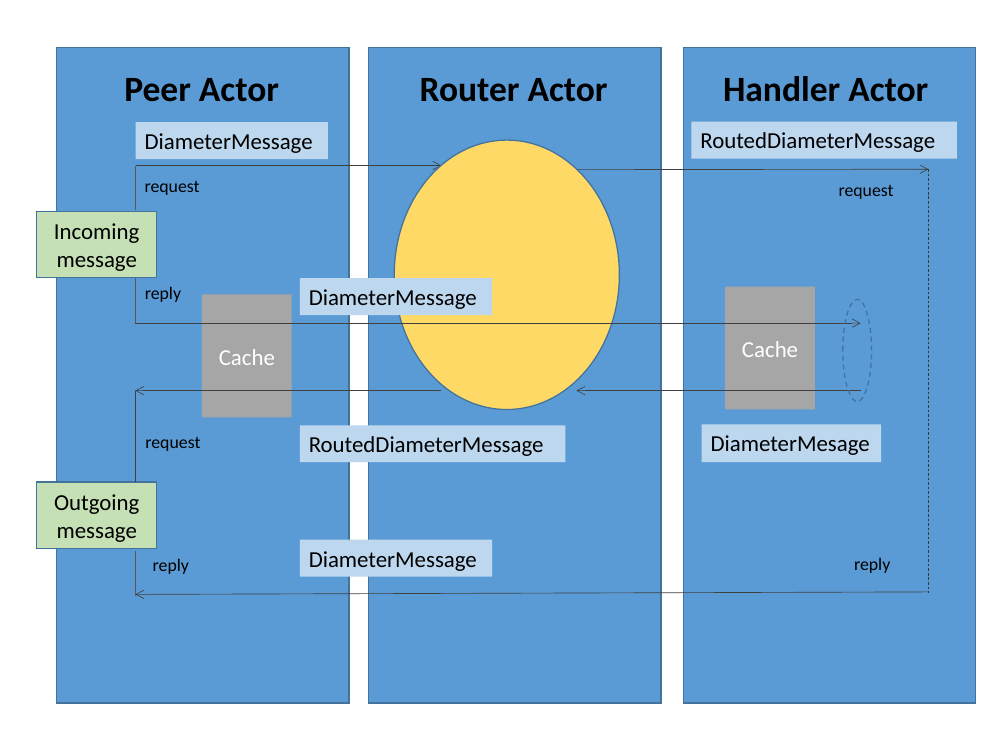
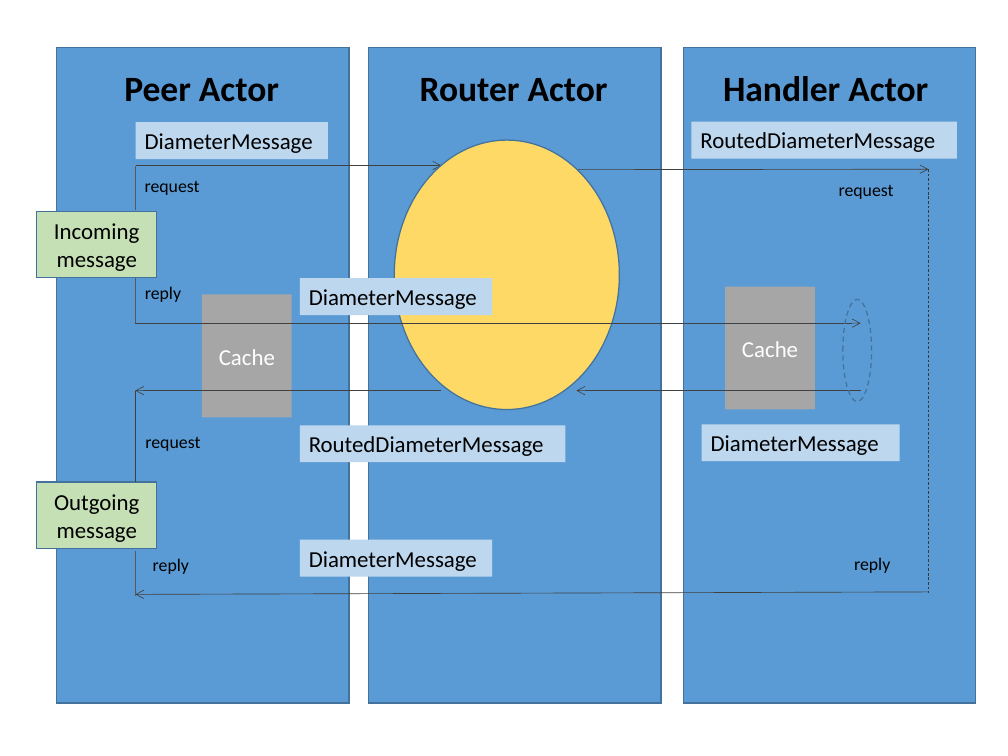
Before and after one commit to francistor/yaas, a slide deck: slide 1 of DiameterServerDesign.pptx. Drawn at 1008x756 pixels with LibreOffice and Linux fonts; fonts in the diff are those of the drawing. Boxes give left, top, right and bottom in pixels: in the first picture for what was removed or moved away, otherwise in the second. Text is boxed around its words. In the diff, an @@ line names an element or a change of style, - is before the commit and + after.

```diff
--- a/DiameterServerDesign.pptx
+++ b/DiameterServerDesign.pptx
@@ rectangle "DiameterMessage": place and size @@
-rectangle "DiameterMessage" at (702,424,882,462)
+rectangle "DiameterMessage" at (702,424,900,461)
@@ text in rectangle at (711,435,879,455): text changed @@
-DiameterMesage
+DiameterMessage
```
Also in this commit, not shown: 14 other files.
